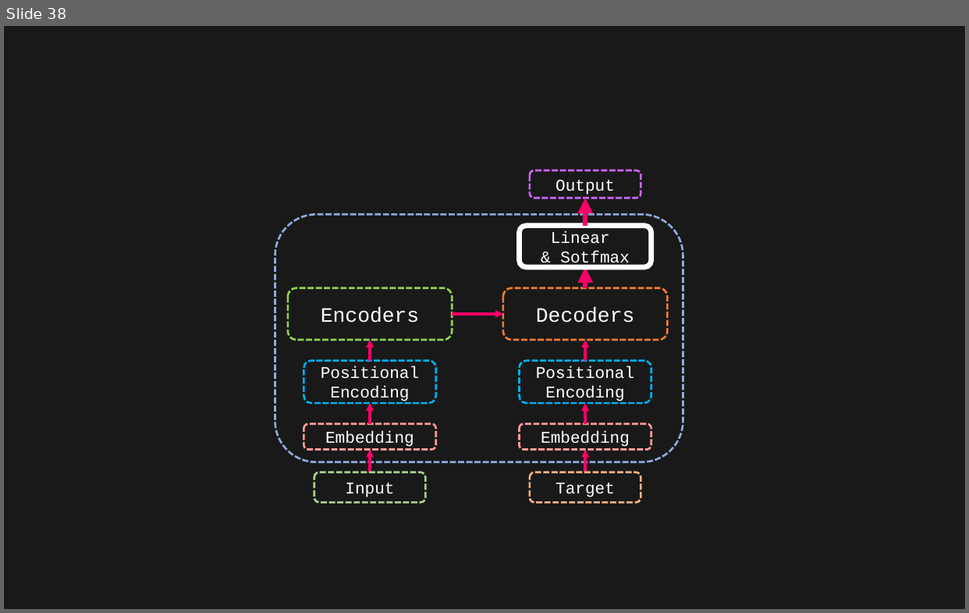
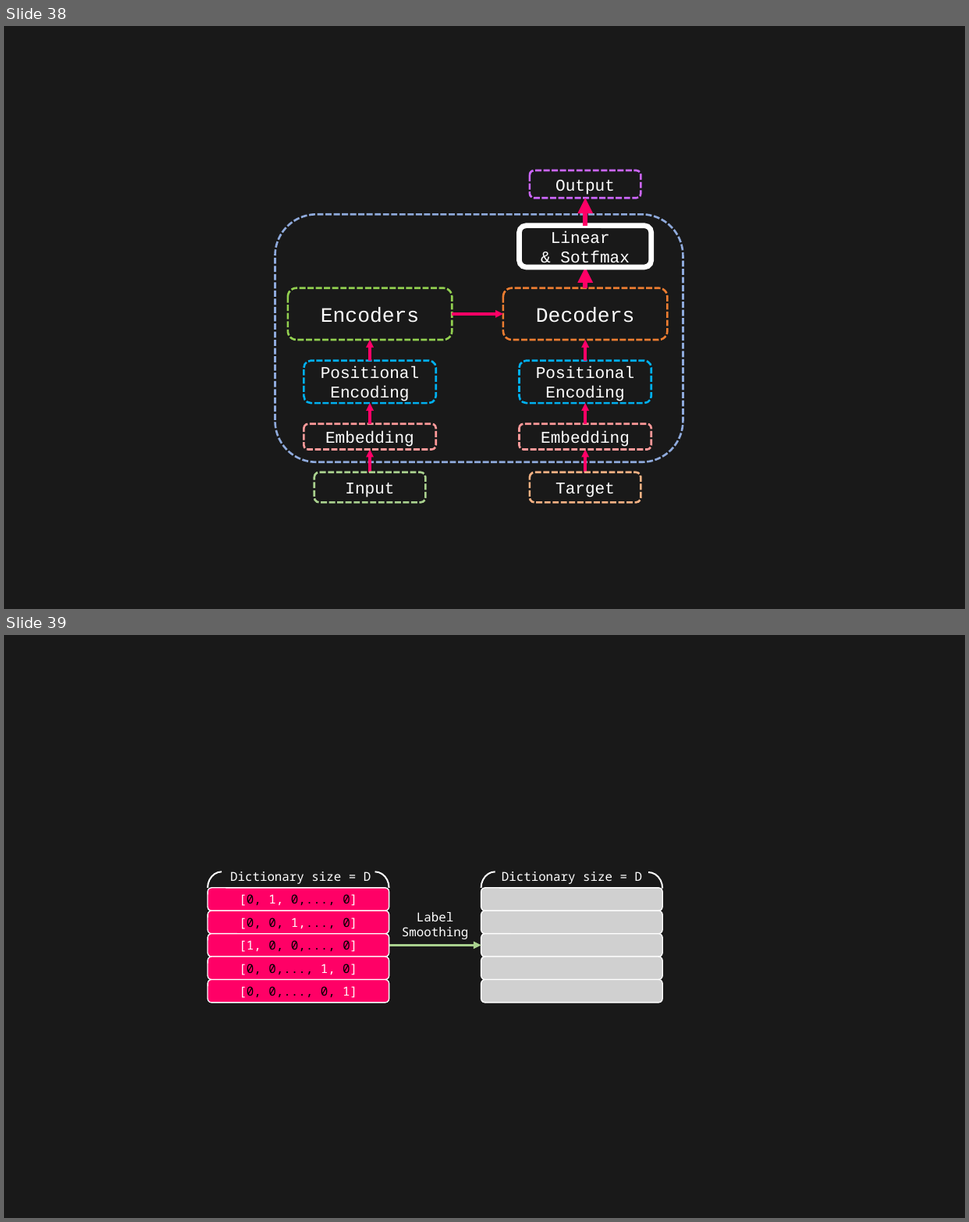
Before and after one commit to toonnyy8/PPT, a slide deck: Attention-is-all-you-need/image.pptx. Shown one above the other, each under a label of ours: slide 38 before the commit, slides 38 and 39 after it. The pictures are 969x613 and 969x1222 pixels, drawn with LibreOffice and Linux fonts; fonts in the diff are those of the drawing; grey boxes stand for pictures. Boxes give left, top, right and bottom in pixels: in the first picture for what was removed or moved away, otherwise in the second. Text is boxed around its words. In the diff, an @@ line names an element or a change of style, - is before the commit and + after.

```diff
--- a/Attention-is-all-you-need/image.pptx
+++ b/Attention-is-all-you-need/image.pptx
@@ slide 39 added at (x1=4, y1=635, x2=965, y2=1218), background #191919 @@
@@ rounded rectangle added at (x1=226, y1=864, x2=376, y2=888), 24 pt, text #FFFFFF @@
+Dictionary size = D
@@ rounded rectangle added at (x1=494, y1=864, x2=650, y2=888), 24 pt, text #FFFFFF @@
+Dictionary size = D
@@ rounded rectangle added at (x1=208, y1=888, x2=389, y2=910), fill #FF0066, outline #FFFFFF 2 pt, 24 pt, text #000000 @@
+[0, 1, 0,..., 0]
@@ arc (boxed as its full ellipse) added at (x1=208, y1=871, x2=236, y2=903), outline #FFFFFF 3 pt @@
@@ arc (boxed as its full ellipse) added at (x1=361, y1=871, x2=389, y2=903), outline #FFFFFF 3 pt @@
@@ picture added at (x1=481, y1=888, x2=662, y2=910) @@
@@ arc (boxed as its full ellipse) added at (x1=481, y1=871, x2=509, y2=903), outline #FFFFFF 3 pt @@
@@ arc (boxed as its full ellipse) added at (x1=634, y1=872, x2=662, y2=904), outline #FFFFFF 3 pt @@
@@ rounded rectangle added at (x1=208, y1=910, x2=389, y2=934), fill #FF0066, outline #FFFFFF 2 pt, 24 pt, text #000000 @@
+[0, 0, 1,..., 0]
@@ text added at (x1=402, y1=912, x2=468, y2=939), 24 pt, text #FFFFFF @@
+Label Smoothing
@@ picture added at (x1=481, y1=910, x2=662, y2=934) @@
@@ rounded rectangle added at (x1=208, y1=934, x2=389, y2=956), fill #FF0066, outline #FFFFFF 2 pt, 24 pt, text #000000 @@
+[1, 0, 0,..., 0]
@@ picture added at (x1=481, y1=934, x2=662, y2=956) @@
@@ rounded rectangle added at (x1=208, y1=956, x2=389, y2=979), fill #FF0066, outline #FFFFFF 2 pt, 24 pt, text #000000 @@
+[0, 0,..., 1, 0]
@@ arrow added from (389, 945) to (481, 945), #A9D18E 5 pt @@
@@ picture added at (x1=481, y1=956, x2=662, y2=979) @@
@@ rounded rectangle added at (x1=208, y1=979, x2=389, y2=1002), fill #FF0066, outline #FFFFFF 2 pt, 24 pt, text #000000 @@
+[0, 0,..., 0, 1]
@@ picture added at (x1=481, y1=979, x2=662, y2=1002) @@
```
Also in this commit, not shown: 2 other files.
